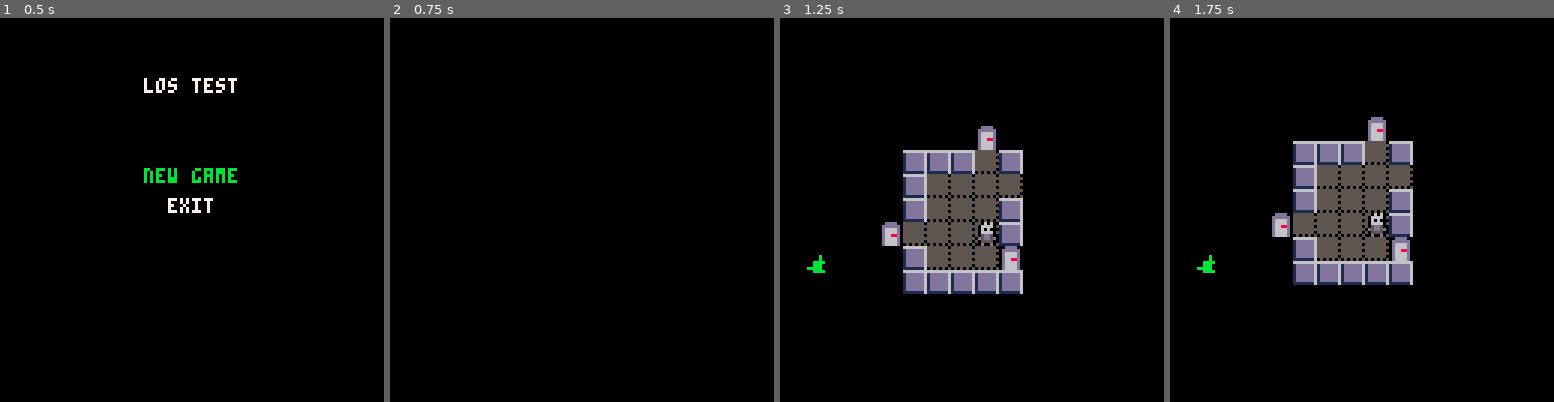
Above: before the commit, frames 1-4 (left to right).
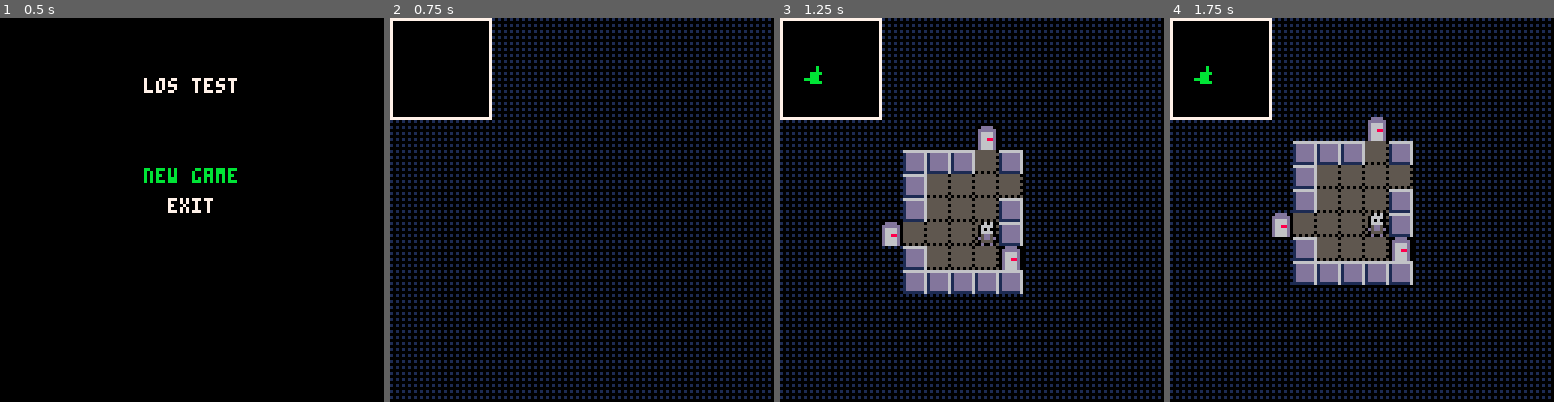
Above: after the commit, the same moments.

Repository: bancliffe/lostest
Game: PICO-8 cartridge lostest.p8
The game is run twice, just before and just after one commit, with the same random seed, the same clock (stepped at 60 frames per second) and the same inputs.
Inputs:
- Up to frame 1 (0.5 s): no input
- Up to frame 2 (0.75 s): tap O (Z key) at 0.7 s
- Up to frame 3 (1.25 s): no input
- Up to frame 4 (1.75 s): hold Right from 1.6 s (still down); tap O (Z key) at 1.7 s

Frame 1 is identical in both runs. In frame 2, 24% of the frame differs, in the area x 0-100%, y 0-100%; in frame 3, 21%; in frame 4, 21%.

Commit message:
Increase player vision range to enhance gameplay; update map drawing for improved visibility and UI elements

Diff:
--- a/player.lua
+++ b/player.lua
@@ -3,7 +3,7 @@
     x=x or 0,
     y=y or 0,
     sprite_id=16,
-    vision_range=5,
+    vision_range=6,
     update=function()
         local dx,dy=0,0
         if btnp(⬆️) then dy -= 1 end
--- a/screens/screen_map.lua
+++ b/screens/screen_map.lua
@@ -23,19 +23,22 @@
 end
 
 function draw_map()
-    cls(0)
+    cls(1)
+    fillp(0x5f5f)
+    rectfill(0,0,128,128,1)
+    fillp()
     camera(camera_x, camera_y)
     for i=0,map_width-1 do
         for j=0,map_height-1 do
             local tile = test_map[i][j]
             if tile.visible then
+                palt(0,false)
+                palt(14,true)
                 spr(tile.sprite_id,i*8,j*8)
                 if tile.object then
-                    palt(0,false)
-                    palt(14,true)
                     spr(tile.object.sprite_id,i*8,j*8)
-                    palt()
                 end
+                palt()
             elseif not tile.visible and tile.explored then
                 --[[
                 pal(5,1)
@@ -62,11 +65,12 @@
 function draw_ui()
     camera()
     --print("x:"..player.x.." y:"..player.y,2,2,7)
-    draw_minimap(2,64)
+    draw_minimap(1,1)
 end
 
 function draw_minimap(x, y)
-    rectfill(x-1,y-1,x+17,y+17,0)
+    rectfill(x-1,y-1,x+32,y+32,0)
+    rect(x-1,y-1,x+32,y+32,7)
     for i=0,#minimap-1 do
         for j=0,#minimap[0]-1 do
             pset(x+i,y+j,minimap[i][j])
--- a/utils.lua
+++ b/utils.lua
@@ -209,15 +209,6 @@
     return map
 end
 
-function is_map_block_empty(map,map_block_x, map_block_y)
-    for x=map_block_x*8, map_block_x*8+7 do
-        for y=map_block_y*8, map_block_y*8+7 do
-            if not map[x][y] then return false end
-        end
-    end
-    return true
-end
-
 function init_log()
     if debug_mode then
         printh(get_local_time()..": -= Log Start =-", "log.txt", true) -- clear log file
